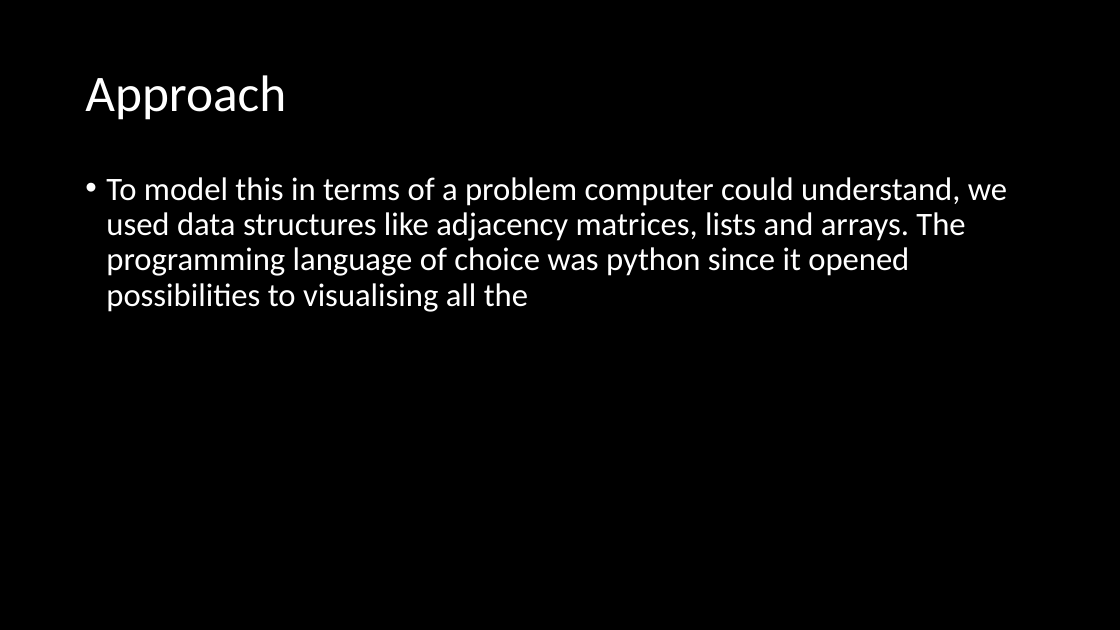
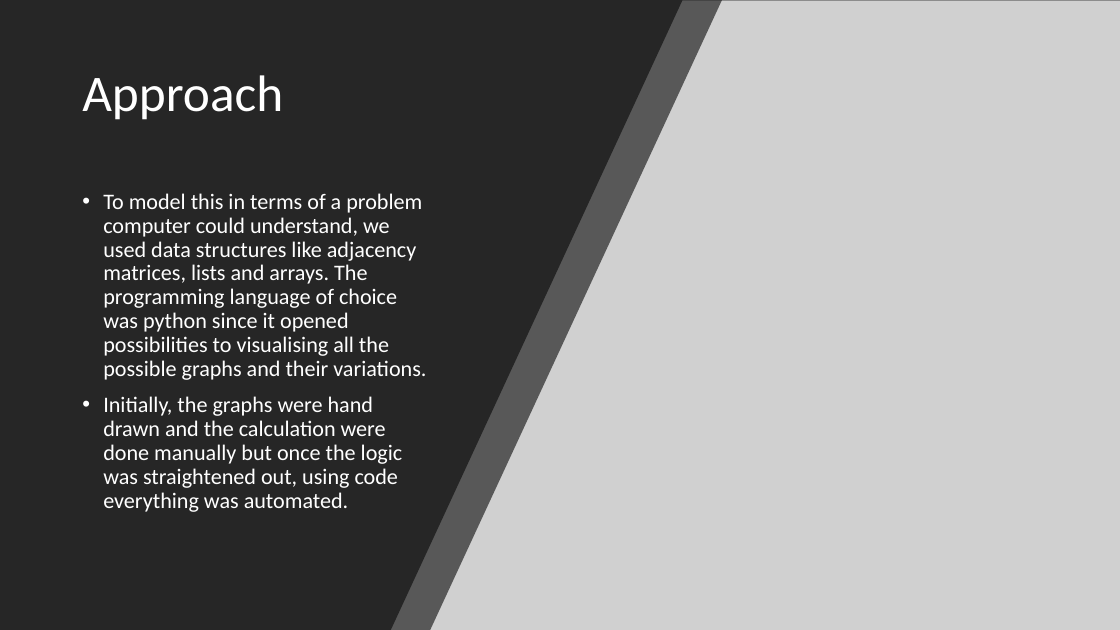
Before and after one commit to Sanskar-16/capstone, a slide deck: slide 3 of Capstone-Presentation.pptx. Drawn at 1120x630 pixels with LibreOffice and Linux fonts; fonts in the diff are those of the drawing; grey boxes stand for pictures. Boxes give left, top, right and bottom in pixels: in the first picture for what was removed or moved away, otherwise in the second. Text is boxed around its words. In the diff, an @@ line names an element or a change of style, - is before the commit and + after.

```diff
--- a/Capstone-Presentation.pptx
+++ b/Capstone-Presentation.pptx
@@ freeform shape added at [0, 0, 723, 630], fill #262626 at 70% opacity @@
@@ freeform shape added at [0, 0, 683, 630], fill #262626 @@
@@ picture added at [378, 0, 1120, 630] @@
@@ text at [103, 193, 426, 512]: text changed; size 28 to 19 pt @@
-• To model this in terms of a problem computer could understand, we used data structures like adjacency matrices, lists and arrays. The programming language of choice was python since it opened possibilities to visualising all the
+• To model this in terms of a problem computer could understand, we used data structures like adjacency matrices, lists and arrays. The programming language of choice was python since it opened possibilities to visualising all the possible graphs and their variations.
+• Initially, the graphs were hand drawn and the calculation were done manually but once the logic was straightened out, using code everything was automated.
```
Also in this commit, not shown: 4 slides added, 2 slides removed.
